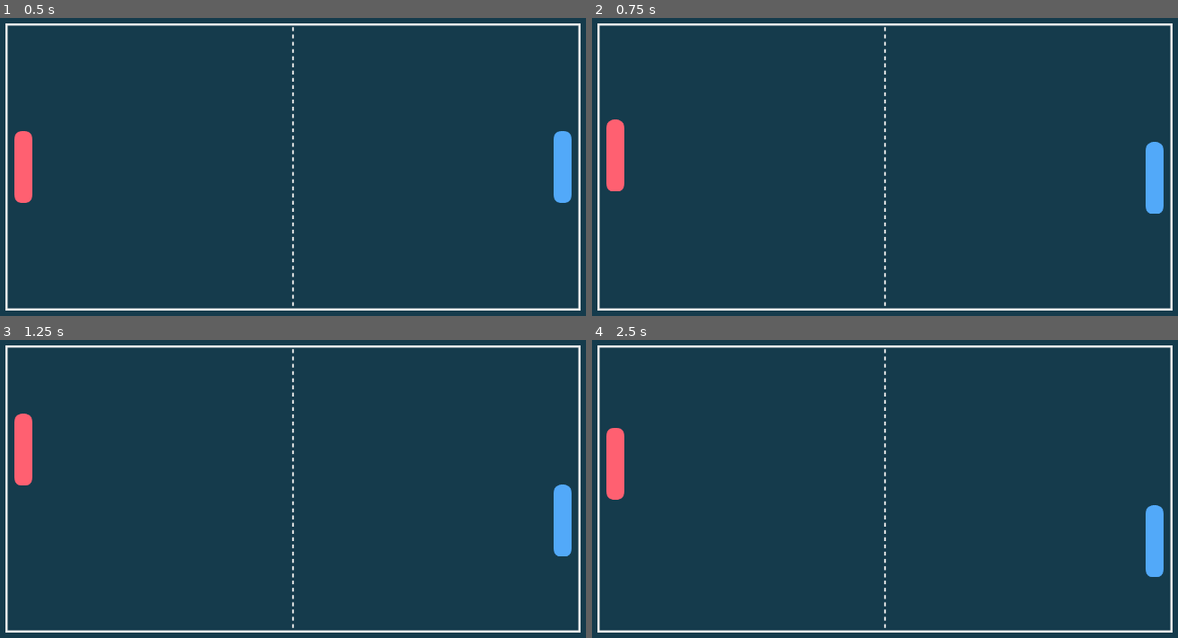
Above: before the commit, frames 1-4 (two rows, left to right).
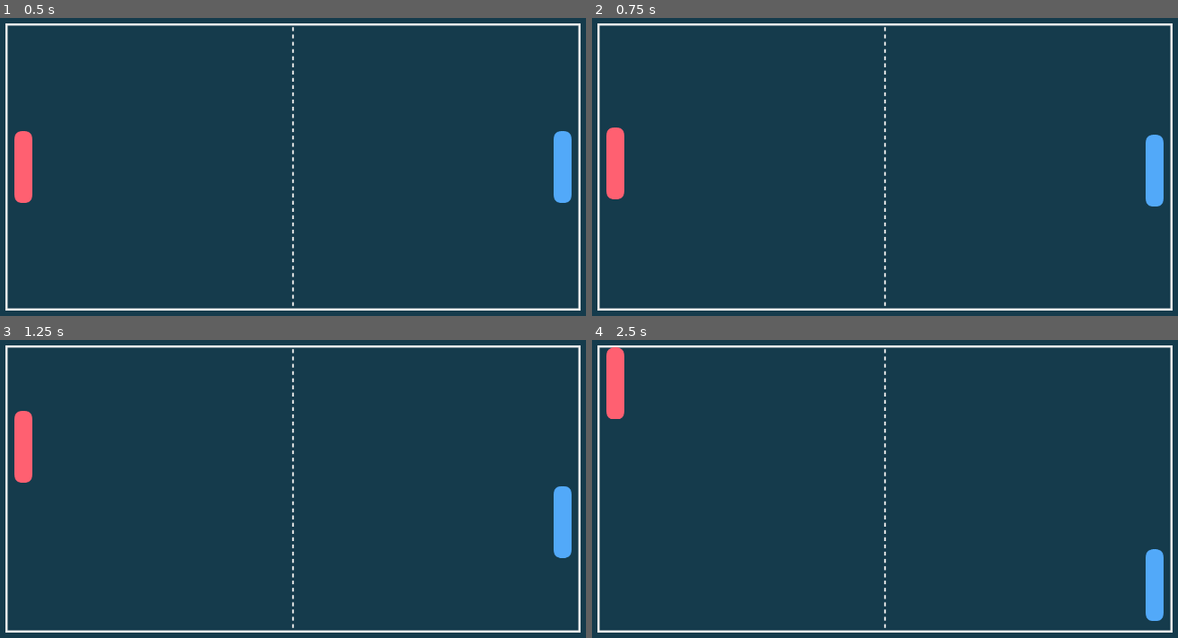
Above: after the commit, the same moments.

Repository: cf-Le3/pong-plus
Game: Godot game, scene res://main/main.tscn
Same seed, same stepped clock (60 frames per second), same inputs: the game is played once before the commit and once after it.
Inputs:
- Up to frame 1 (0.5 s): no input
- Up to frame 2 (0.75 s): tap Enter at 0.5 s; hold W (up_player1) from 0.53 s (still down); hold Down (down_player2) from 0.53 s (still down)
- Up to frame 3 (1.25 s): keep holding W (up_player1); keep holding Down (down_player2); tap Up (up_player2) at 0.8 s
- Up to frame 4 (2.5 s): release W (up_player1) at 1.28 s; release Down (down_player2) at 1.28 s; hold S (down_player1) 1.28-2.03 s; tap Up (up_player2) at 1.35, 2.3 s; tap Down (down_player2) at 1.55 s; hold W (up_player1) from 2.03 s (still down); hold Down (down_player2) from 2.03 s (still down)

Frame 1 is identical in both runs. In frame 2, 0.3% of the frame differs, in the area x 2-98%, y 34-66%; in frame 3, 0.1%; in frame 4, 2.4%, in the area x 2-98%, y 2-95%.

Commit message:
Make paddle movement "slippery"

Diff:
--- a/pong-but-it's-slippery/paddle/paddle.gd
+++ b/pong-but-it's-slippery/paddle/paddle.gd
@@ -1,16 +1,21 @@
 extends CharacterBody2D
 @export var is_player_1: bool
+const VELOCITY_MAX = 250
+const ACCELERATION = 5
 
 func _ready() -> void:
 	if not is_player_1:
 		$Sprite2D.texture = preload("res://paddle/paddle2.png")
 
 func _physics_process(delta: float) -> void:
-	velocity = Vector2.ZERO
+	if (is_player_1 && Input.is_action_pressed("up_player1")) || (!is_player_1 && Input.is_action_pressed("up_player2")):
+		velocity.y = max(velocity.y - ACCELERATION, -VELOCITY_MAX)
+	elif (is_player_1 && Input.is_action_pressed("down_player1")) || (!is_player_1 && Input.is_action_pressed("down_player2")):
+		velocity.y = min(velocity.y + ACCELERATION, VELOCITY_MAX)
+	else:
+		velocity.y = lerp(velocity.y, 0.0, 0.05)
+	var collision = move_and_collide(velocity*delta)
 
-	if (is_player_1 && Input.is_action_pressed("up_player1")) || (!is_player_1 && Input.is_action_pressed("up_player2")):
-		velocity.y = -100
-	elif (is_player_1 && Input.is_action_pressed("down_player1")) || (!is_player_1 && Input.is_action_pressed("down_player2")):
-		velocity.y = 100
-
-	move_and_slide()
+	# Slow down faster upon colliding with walls to prevent "sticking".
+	if collision && collision.get_collider().is_in_group("bounce_walls"):
+		velocity.y = lerp(velocity.y, 0.0, 0.2)
--- a/pong-but-it's-slippery/wall_bounce/wall_bounce.tscn
+++ b/pong-but-it's-slippery/wall_bounce/wall_bounce.tscn
@@ -3,7 +3,7 @@
 [sub_resource type="RectangleShape2D" id="RectangleShape2D_pbsm1"]
 size = Vector2(1024, 4)
 
-[node name="WallBounce" type="StaticBody2D"]
+[node name="WallBounce" type="StaticBody2D" groups=["bounce_walls"]]
 collision_mask = 0
 
 [node name="CollisionShape2D" type="CollisionShape2D" parent="."]
